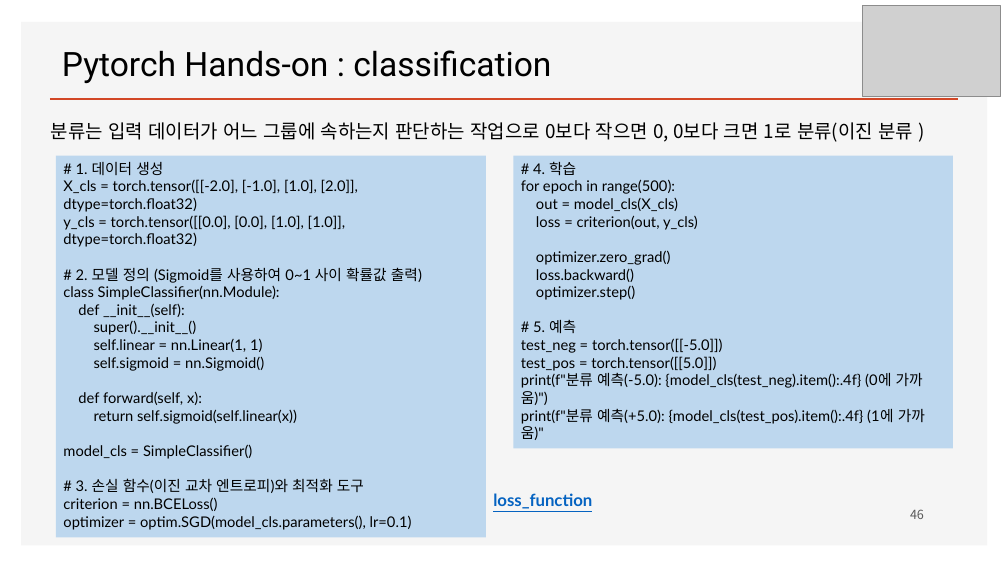
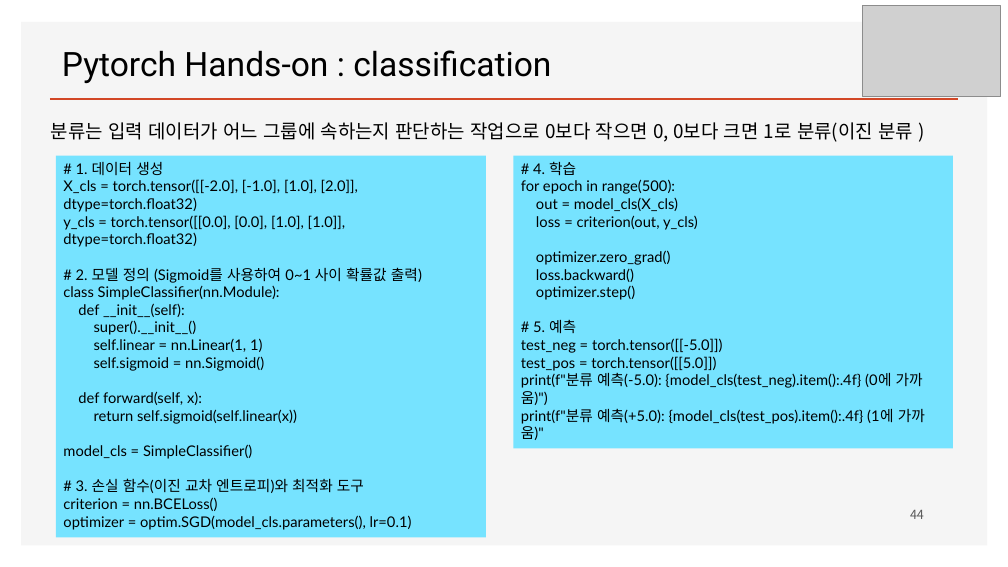
Before and after one commit to ancestor9/mathematics-for-machine-learning, a slide deck: slide 44 of Linear_Algebra/w4_Perceptron_Regression.pptx (slide 46 before the commit). Drawn at 1008x567 pixels with LibreOffice and Linux fonts; fonts in the diff are those of the drawing; grey boxes stand for pictures; background and template pictures are left out. Boxes give left, top, right and bottom in pixels: in the first picture for what was removed or moved away, otherwise in the second. Text is boxed around its words. In the diff, an @@ line names an element or a change of style, - is before the commit and + after.

```diff
--- a/Linear_Algebra/w4_Perceptron_Regression.pptx
+++ b/Linear_Algebra/w4_Perceptron_Regression.pptx
@@ rectangle "# 1. 데이터 생성" at [56, 156, 486, 538]: fill #BDD7EE to #76E3FF @@
@@ rectangle "# 4. 학습" at [513, 156, 953, 448]: fill #BDD7EE to #76E3FF @@
@@ text removed at [493, 493, 592, 509] @@
-loss_function
@@ page number at [910, 510, 924, 519]: text changed @@
-46
+44
```
Also in this commit, not shown: 8 other slides changed, 5 slides added, 5 slides removed.
